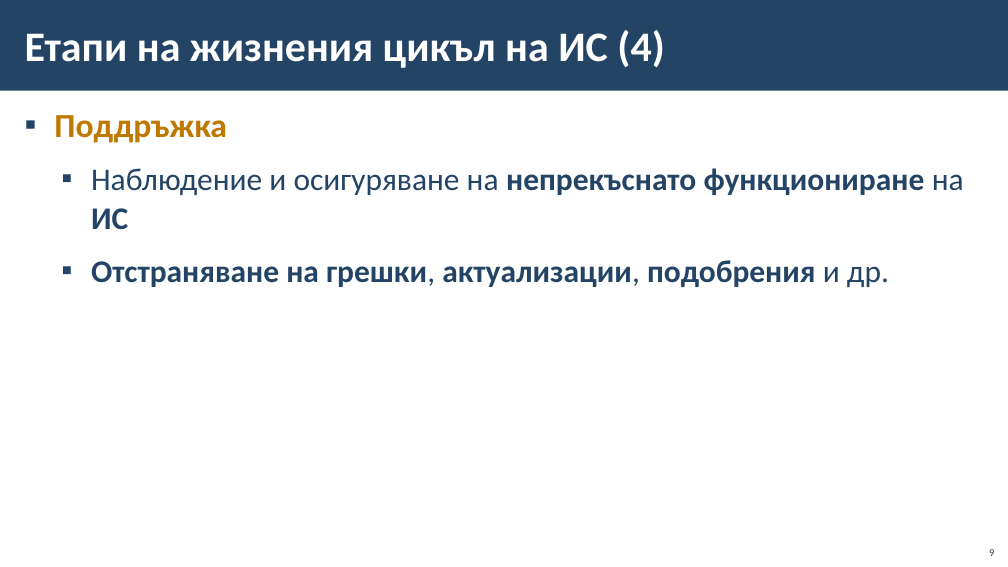
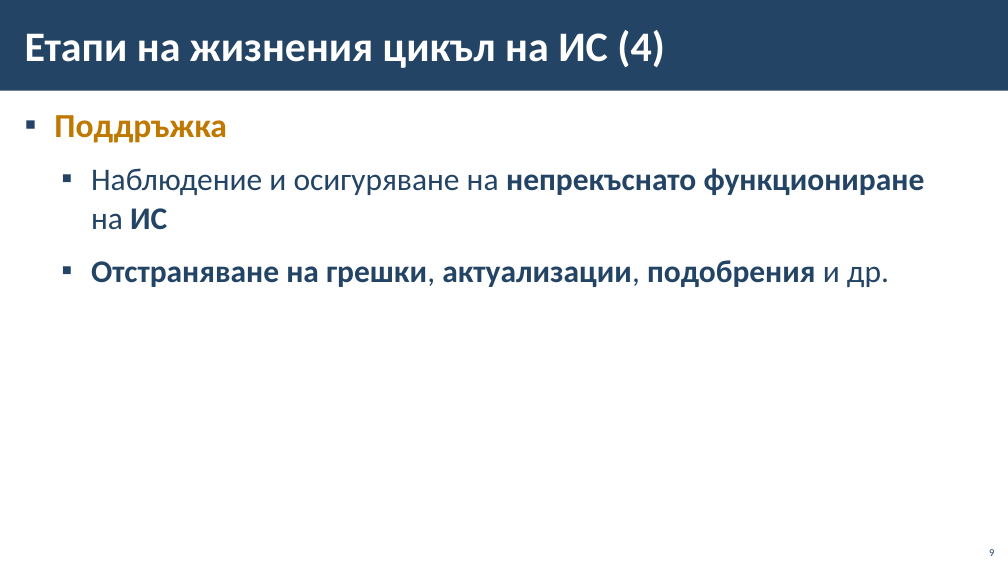
Before and after one commit to BG-IT-Edu/School-Programming, a slide deck: slide 9 of Courses/Software-Sciences/Module-4-Information-Systems-New/09-Lifecycle-of-Information-System/09-Lifecycle-of-Information-System.pptx. Drawn at 1008x567 pixels with LibreOffice and Linux fonts; fonts in the diff are those of the drawing; background and template pictures are left out. Boxes give left, top, right and bottom in pixels: in the first picture for what was removed or moved away, otherwise in the second. Text is boxed around its words. In the diff, an @@ line names an element or a change of style, - is before the commit and + after.

```diff
--- a/Courses/Software-Sciences/Module-4-Information-Systems-New/09-Lifecycle-of-Information-System/09-Lifecycle-of-Information-System.pptx
+++ b/Courses/Software-Sciences/Module-4-Information-Systems-New/09-Lifecycle-of-Information-System/09-Lifecycle-of-Information-System.pptx
@@ text "Поддръжка" rewrapped from (x1=54, y1=115, x2=964, y2=287) to (x1=54, y1=115, x2=925, y2=287) @@
```
